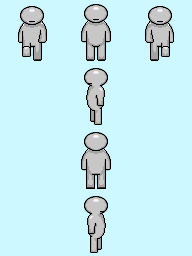
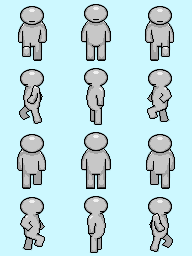
Comparing the layer stacks of the two (192, 256) images. Changes:
painted on "base 2 copy" over [19,69,172,124]
renamed "base copy" to "Layer 1", moved it above "base copy", painted on it over [19,69,172,124]
renamed "Layer 1" to "base copy", painted on it over [20,69,172,124]
painted on "shadow/highlight copy" over [20,72,172,123]
painted on "color copy" over [20,70,171,123]
added layer "base 2 copy 3" in group "back" over [17,134,175,189]
added layer "base copy 3" in group "back" over [16,134,176,189]
added layer "Layer 4" in group "back" over [22,170,170,188]
added layer "shadow/highlight copy 3" in group "back" over [17,137,175,184]
added layer "color copy 3" in group "back" over [18,135,174,188]
removed layer "base 2 copy 4" from group "right" over [88,212,105,250]
added layer "base 2" (2nd of 2, in "right") in group "right" over [20,197,173,252]
added layer "Layer 3" in group "right" over [20,212,173,252]
added layer "base" (2nd of 2, in "right") in group "right" over [20,182,172,252]
added layer "shadow/highlight" (2nd of 2, in "right") in group "right" over [20,199,172,252]
added layer "color" (2nd of 2, in "right") in group "right" over [21,197,172,252]
removed layer "base copy 4" from group "right" over [88,212,105,250]
removed layer "shadow/highlight copy 4" from group "right" over [88,212,105,250]
removed layer "color copy 4" from group "right" over [88,212,105,250]
